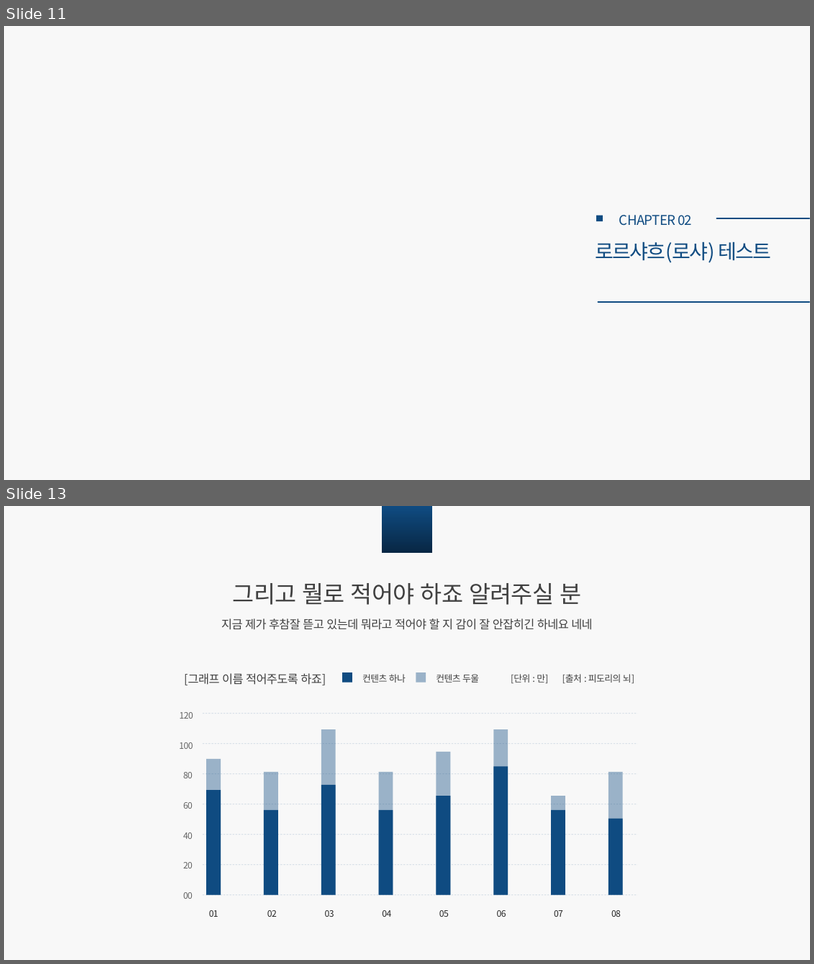
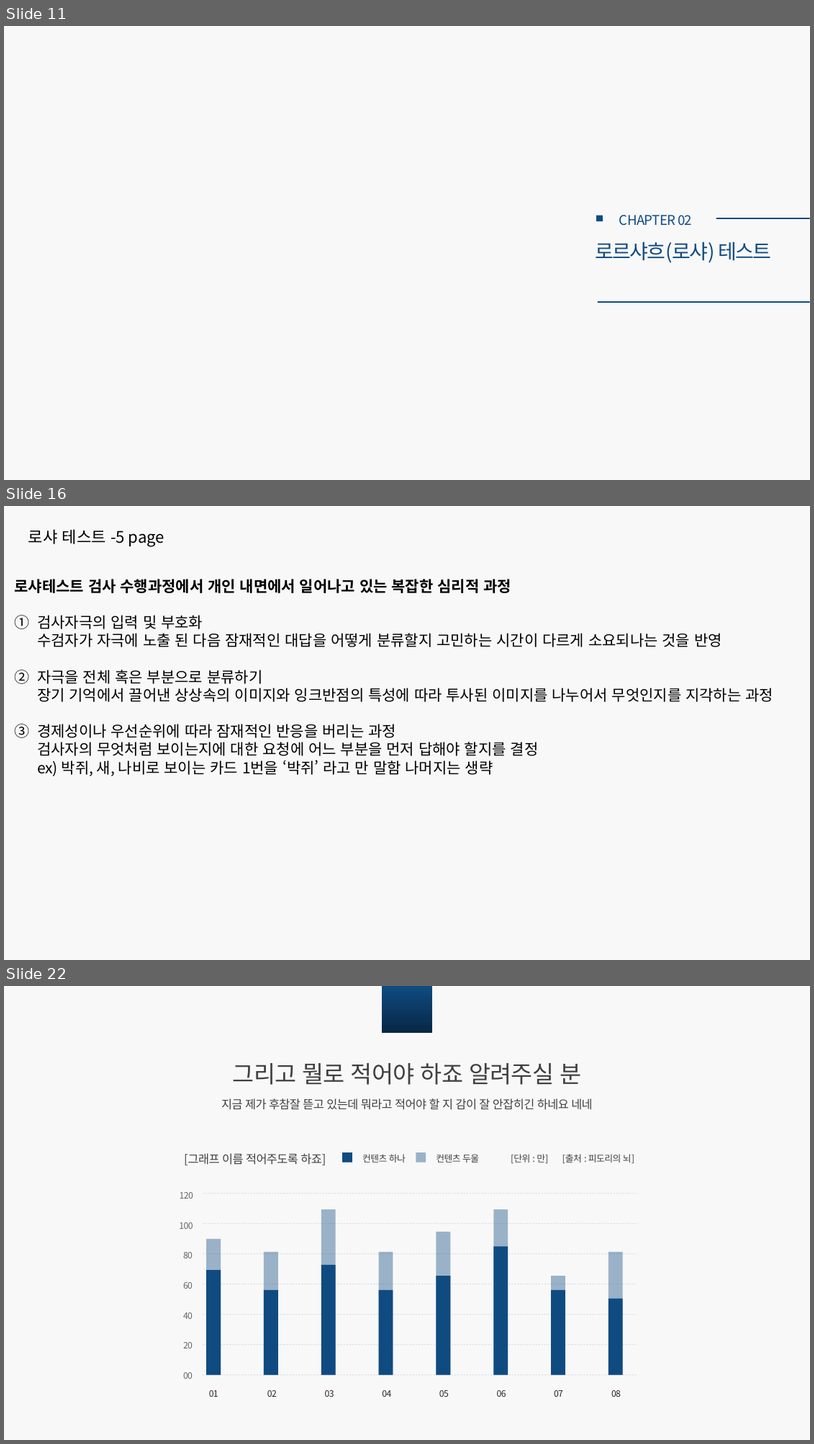
Before and after one commit to CUTE-MOONDO/growing-flowers, a slide deck: 로샤논문.pptx. Shown one above the other, each under a label of ours: slides 11 and 13 before the commit, slides 11, 16 and 22 after it; the slides between them are not shown. The pictures are 814x964 and 814x1444 pixels, drawn with LibreOffice and Linux fonts; fonts in the diff are those of the drawing. Boxes give left, top, right and bottom in pixels: in the first picture for what was removed or moved away, otherwise in the second. Text is boxed around its words. In the diff, an @@ line names an element or a change of style, - is before the commit and + after.

```diff
--- a/로샤논문.pptx
+++ b/로샤논문.pptx
@@ slide 16 added at (4,506,810,960), background #F8F8F8 @@
@@ text added at (28,529,165,547), 19 pt, text #000000 @@
+로샤 테스트 -5 page
@@ text added at (15,579,774,776), 18 pt, text #000000 @@
+로샤테스트 검사 수행과정에서 개인 내면에서 일어나고 있는 복잡한 심리적 과정
+1. 검사자극의 입력 및 부호화
+   수검자가 자극에 노출 된 다음 잠재적인 대답을 어떻게 분류할지 고민하는 시간이 다르게 소요되나는 것을 반영
+2. 자극을 전체 혹은 부분으로 분류하기
+   장기 기억에서 끌어낸 상상속의 이미지와 잉크반점의 특성에 따라 투사된 이미지를 나누어서 무엇인지를 지각하는 과정
+3. 경제성이나 우선순위에 따라 잠재적인 반응을 버리는 과정
+   검사자의 무엇처럼 보이는지에 대한 요청에 어느 부분을 먼저 답해야 할지를 결정
+   ex) 박쥐, 새, 나비로 보이는 카드 1번을 ‘박쥐’ 라고 만 말함 나머지는 생략
@@ what was slide 13 is now slide 22 @@
```
Also in this commit, not shown: 1 slide changed, 8 other slides added.
